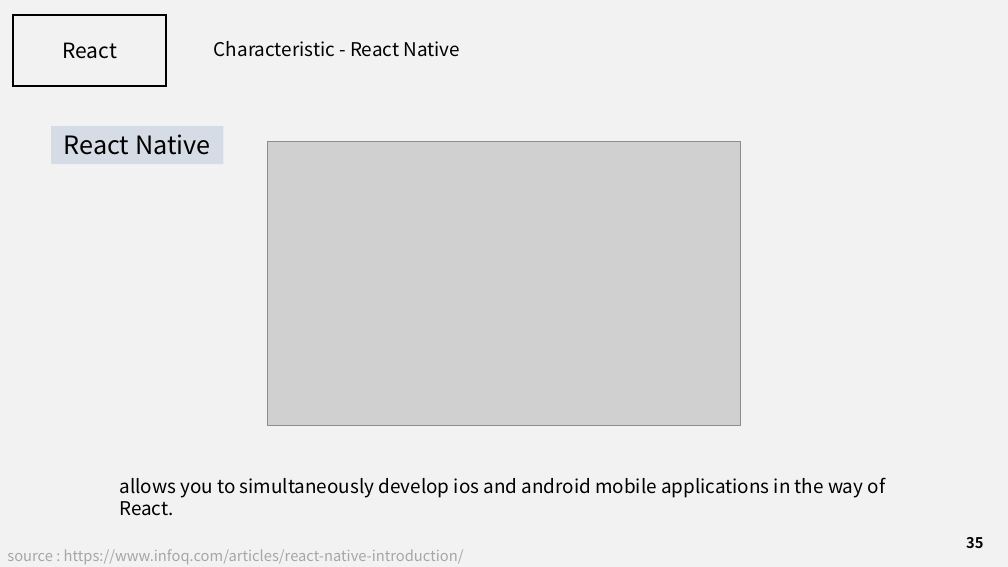
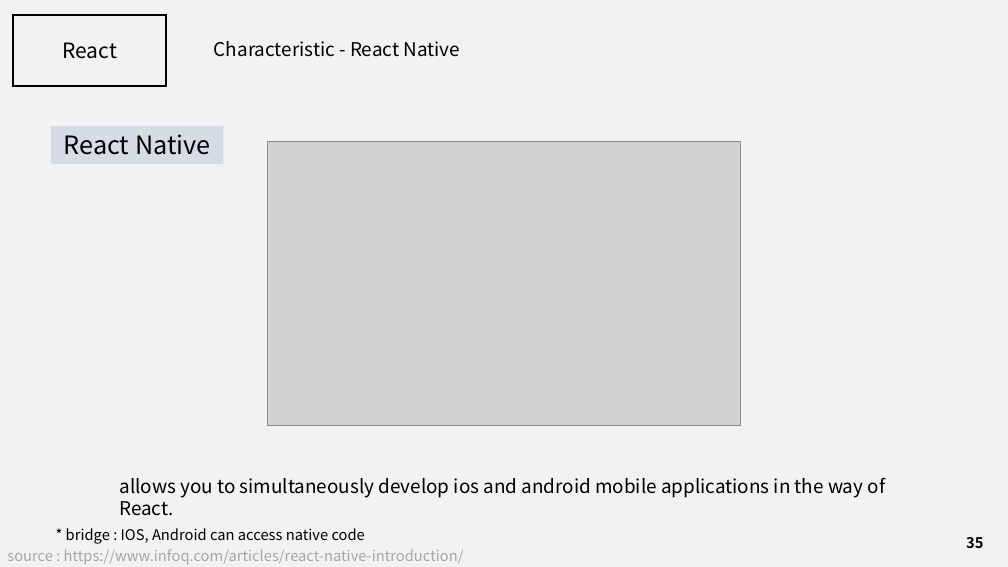
Before and after one commit to J3SUNG/Seminar, a slide deck: slide 35 of 210207_React.pptx. Drawn at 1008x567 pixels with LibreOffice and Linux fonts; fonts in the diff are those of the drawing; grey boxes stand for pictures. Boxes give left, top, right and bottom in pixels: in the first picture for what was removed or moved away, otherwise in the second. Text is boxed around its words. In the diff, an @@ line names an element or a change of style, - is before the commit and + after.

Commit message:
21-02-08-03

```diff
--- a/210207_React.pptx
+++ b/210207_React.pptx
@@ text added at [66,528,365,544], 14 pt, text #000000 @@
+* bridge : IOS, Android can access native code
```
Also in this commit, not shown: 1 slide added.
